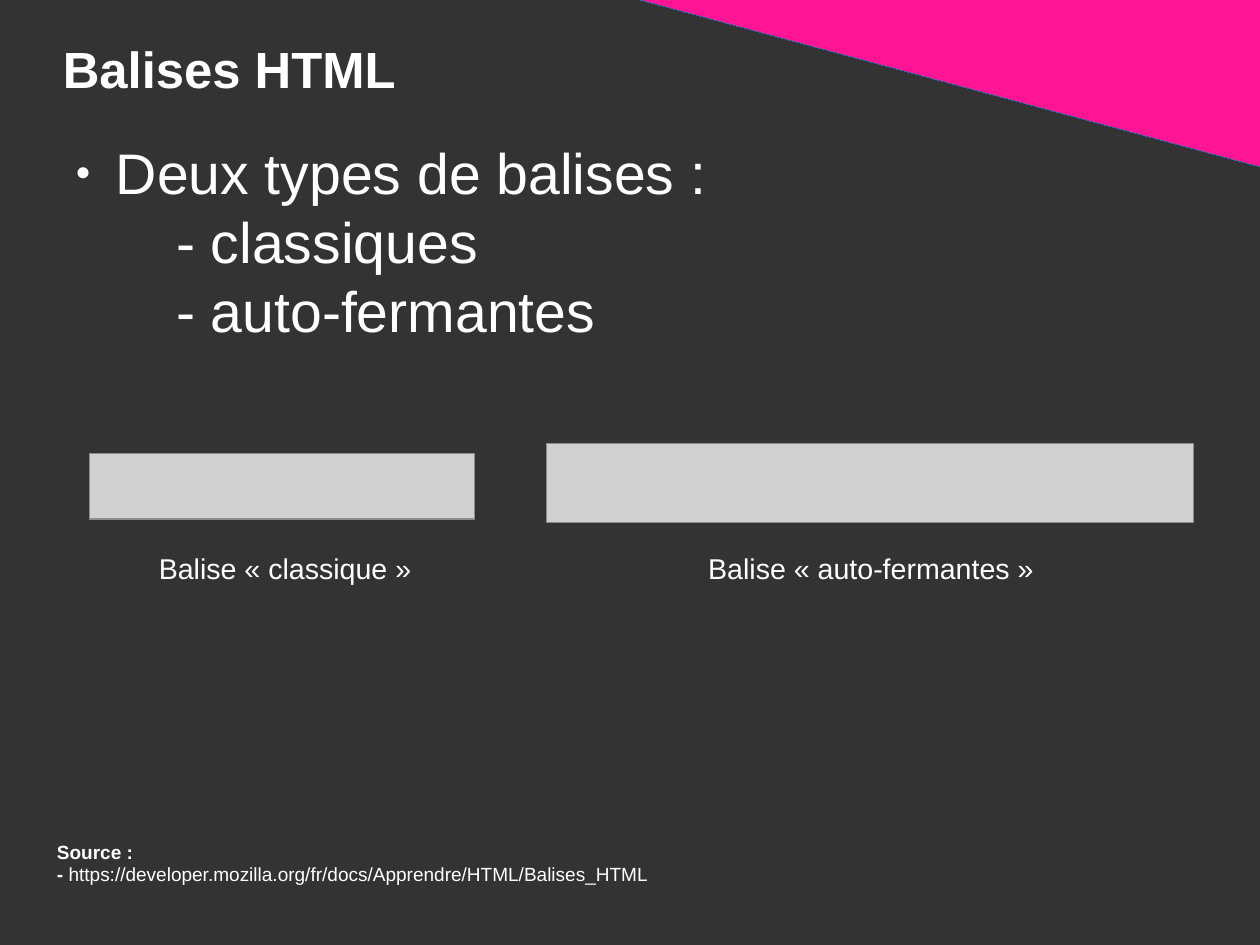
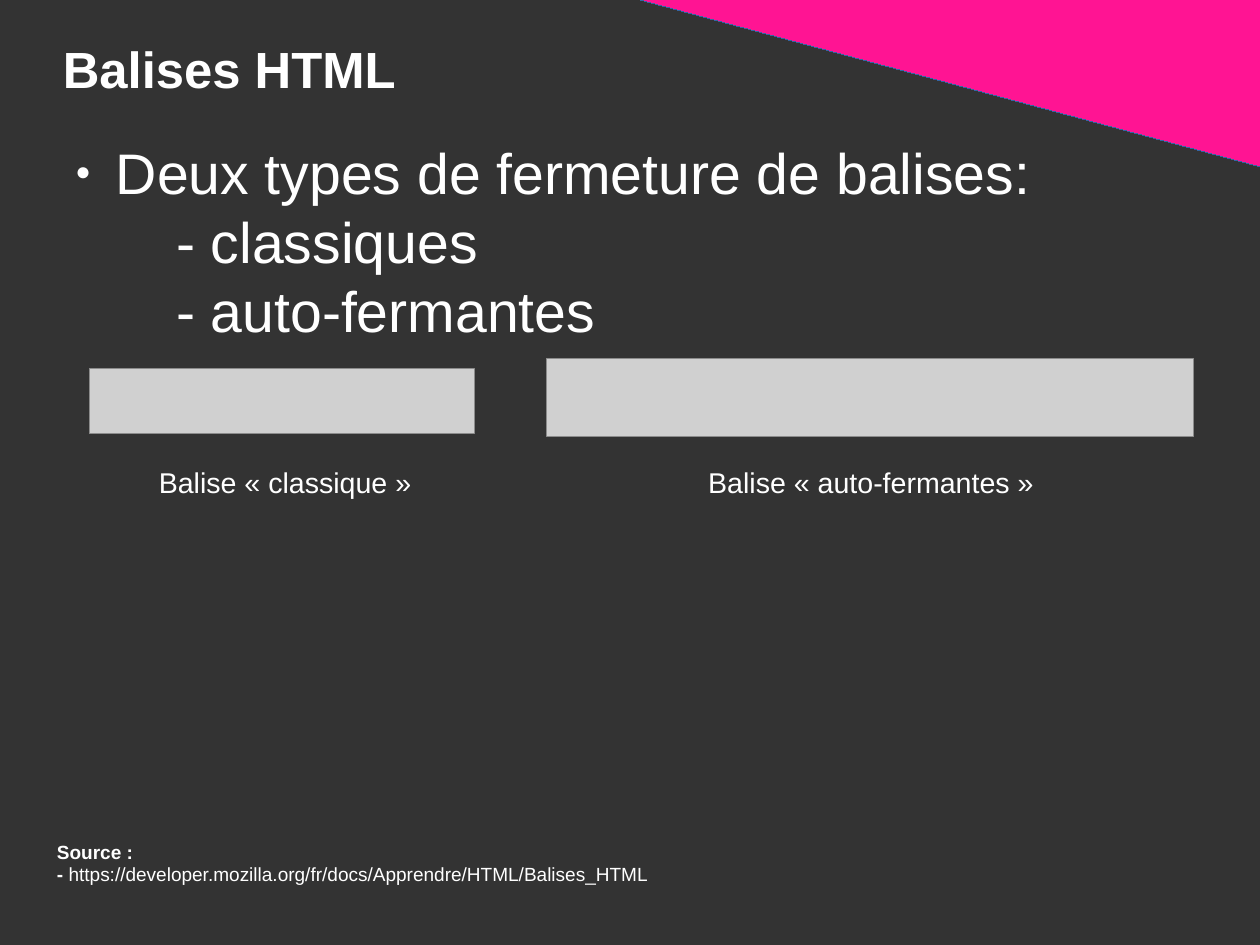
Before and after one commit to DanYellow/presentations, a slide deck: slide 14 of mmi/html/presentation.odp. Drawn at 1260x945 pixels with LibreOffice and Linux fonts; fonts in the diff are those of the drawing; grey boxes stand for pictures. Boxes give left, top, right and bottom in pixels: in the first picture for what was removed or moved away, otherwise in the second. Text is boxed around its words. In the diff, an @@ line names an element or a change of style, - is before the commit and + after.

```diff
--- a/mmi/html/presentation.odp
+++ b/mmi/html/presentation.odp
@@ text at [116, 152, 1030, 333]: text changed @@
-● Deux types de balises :
-  - classiques
-  - auto-fermantes
+● Deux types de fermeture de balises:
+  - classiques
+  - auto-fermantes
@@ 2 pictures, 2 texts: place and size @@
-2 pictures, 2 texts at [90, 444, 1195, 584]
+2 pictures, 2 texts at [90, 358, 1195, 499]
```
Also in this commit, not shown: 4 other slides changed, 13 slides added, 64 slides removed, 11 other files.
